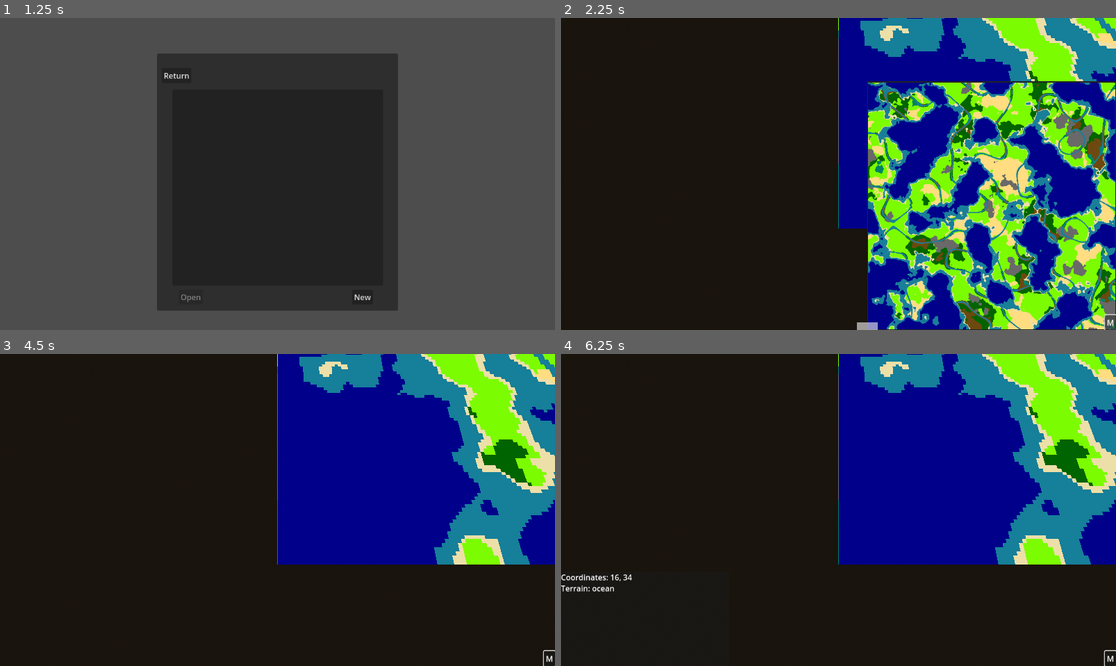
Above: before the commit, frames 1-4 (two rows, left to right).
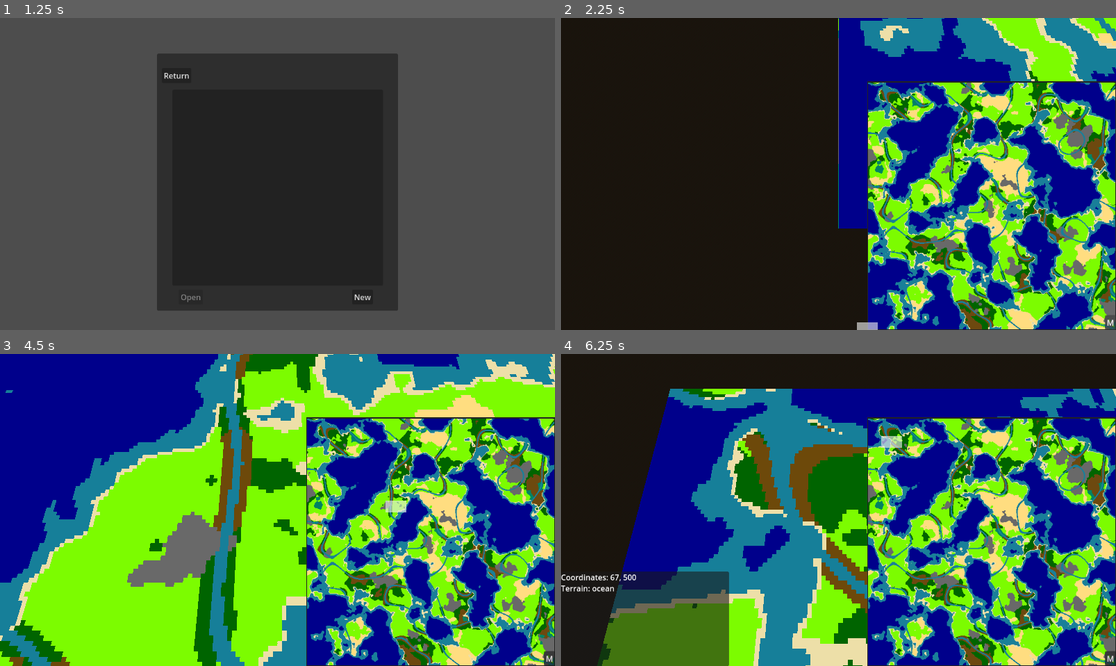
Above: after the commit, the same moments.

Repository: Bonono63/Grand-Strategy-Prototype-II
Game: Godot game, scene res://Menus/main_menu.tscn
Same seed, same stepped clock (60 frames per second), same inputs: the game is played once before the commit and once after it.
Inputs (mouse positions are in pixels of both pictures, inside the frame that each line leads up to):
- Up to frame 1 (1.25 s): click "Singleplayer" at 0.5 s
- Up to frame 2 (2.25 s): click "New" at 1.25 s; click "M" at 2 s
- Up to frame 3 (4.5 s): click "M" at 2.75 s; click "M" at 3.5 s; tap Enter at 4.25 s; drag from (432, 541) to (333, 441) at 4.27 s
- Up to frame 4 (6.25 s): drag from (727, 525) to (810, 572) at 5.02 s; move the mouse to (894, 441) at 5.77 s; hold S (s) from 5.78 s (still down); click (894, 441) at 5.92 s; tap W (w) at 6.05 s

Frame 1 is identical in both runs. In frame 2, 0.9% of the frame differs, in the area x 49-100%, y 0-100%; in frame 3, 92%, in the area x 0-100%, y 0-100%; in frame 4, 75%.

Commit message:
modified:   World/World.gd 	modified:   World/world.tscn

Diff:
--- a/World/World.gd
+++ b/World/World.gd
@@ -22,7 +22,7 @@
 @export_range(0,1) var dry_cutoff = .65
 @export_range(0,1) var moist_cutoff = .8
 
-@export_range(0,1) var river_moisture_cutoff = .91
+@export_range(0,1) var river_moisture_cutoff = .875
 @export_range(0,1) var river_cutoff = .955
 @export_range(0,1) var river_moisture_addition = 0.25
 
@@ -150,10 +150,9 @@
 	for x in map.length:
 		for y in map.width:
 			var color : Color
-
 			color.r8 = map.terrain[x][y]
-			#print(color.r8, " ", color.g8, " ", color.b8)
-			#print("tile value: ", map.terrain[x][y], "color value: ", color.r8)
+
+			# TODO Save buildings and territory to the save file
 			#color.g8 = map.building[x][y]
 			#color.b8 = map.territory[x][y]
 			image.set_pixel(x,y,color)
--- a/World/world.tscn
+++ b/World/world.tscn
@@ -129,4 +129,5 @@
 offset_top = -31.0
 grow_horizontal = 0
 grow_vertical = 0
+focus_mode = 0
 text = "M"
